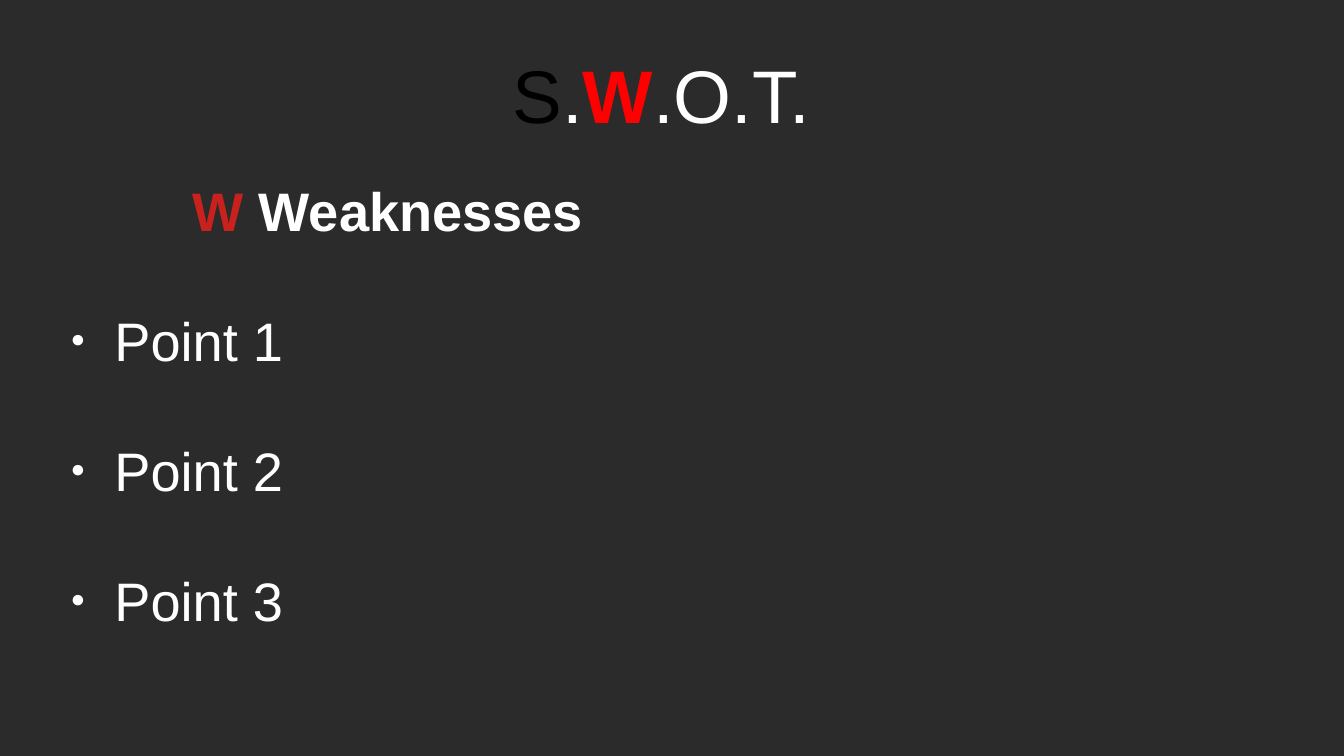
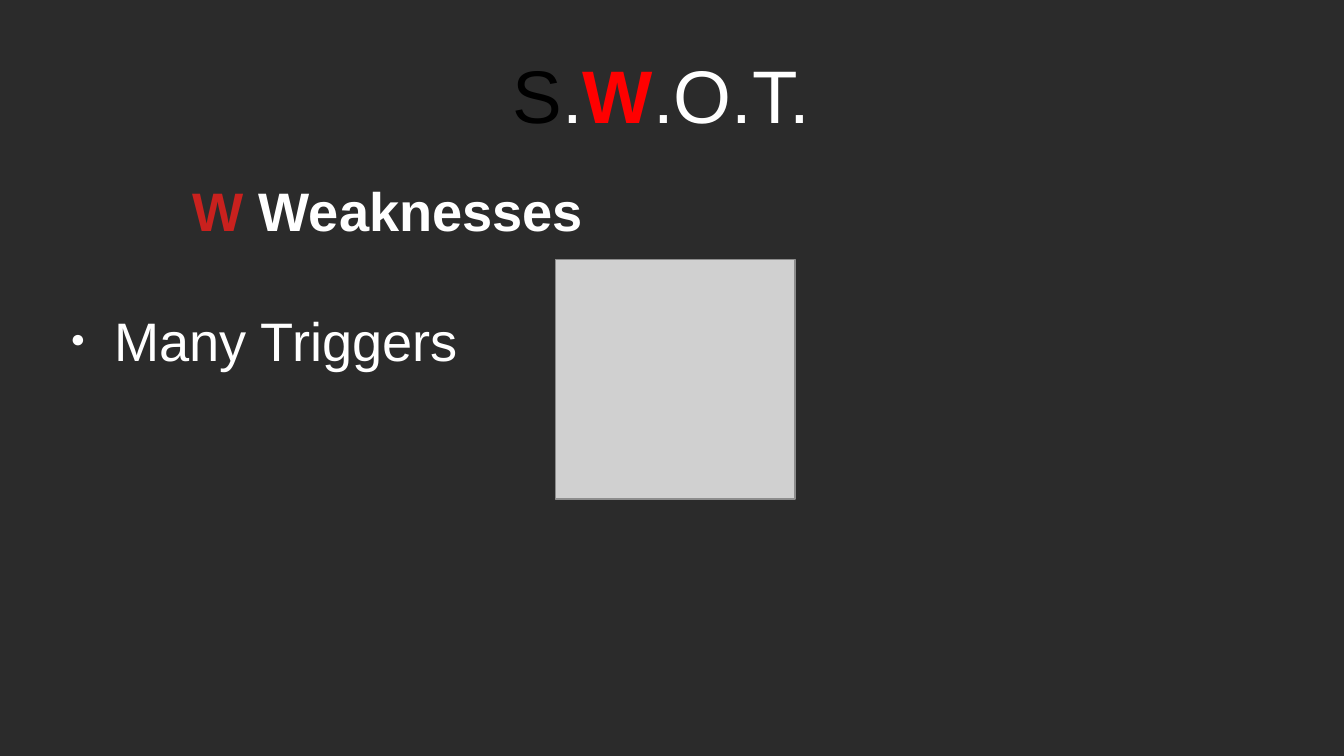
Before and after one commit to RayAndrade/JavaScriptStudy, a slide deck: slide 7 of Behavioral/Observer/swot.odp (slide 5 before the commit). Drawn at 1344x756 pixels with LibreOffice and Linux fonts; fonts in the diff are those of the drawing; grey boxes stand for pictures; background and template pictures are left out; a plain dark background stands for a picture behind light text. Boxes give left, top, right and bottom in pixels: in the first picture for what was removed or moved away, otherwise in the second. Text is boxed around its words. In the diff, an @@ line names an element or a change of style, - is before the commit and + after.

```diff
--- a/Behavioral/Observer/swot.odp
+++ b/Behavioral/Observer/swot.odp
@@ picture added at (555, 260, 795, 500) @@
@@ subtitle at (114, 321, 458, 370): text changed @@
-● Point 1
-● Point 2
-● Point 3
+● Many Triggers
```
Also in this commit, not shown: 3 other slides changed, 8 slides added, 5 other files.
